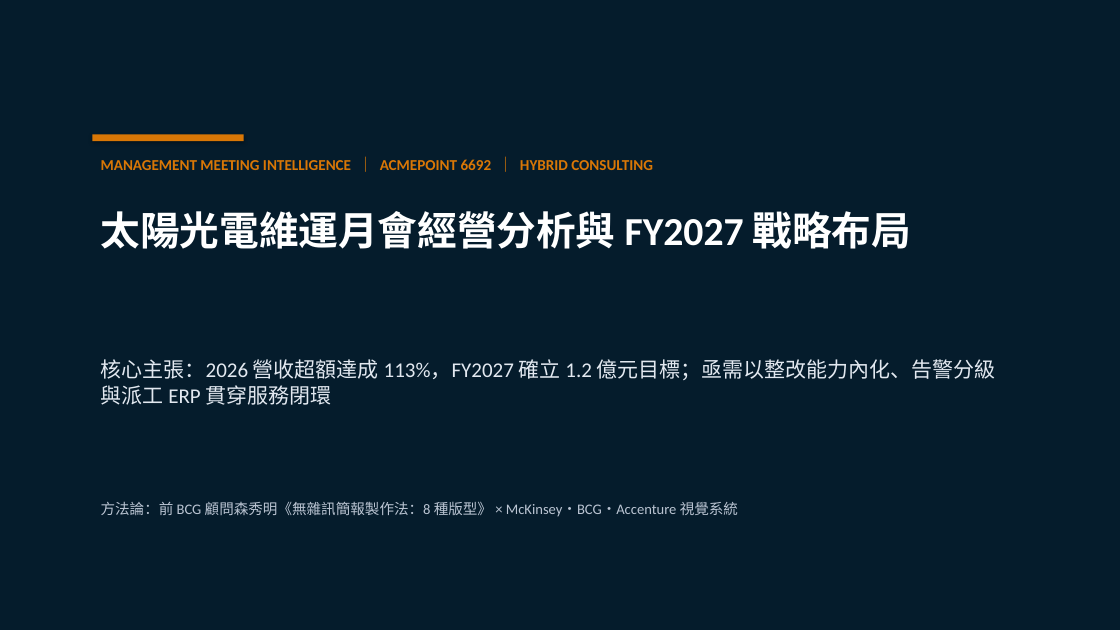
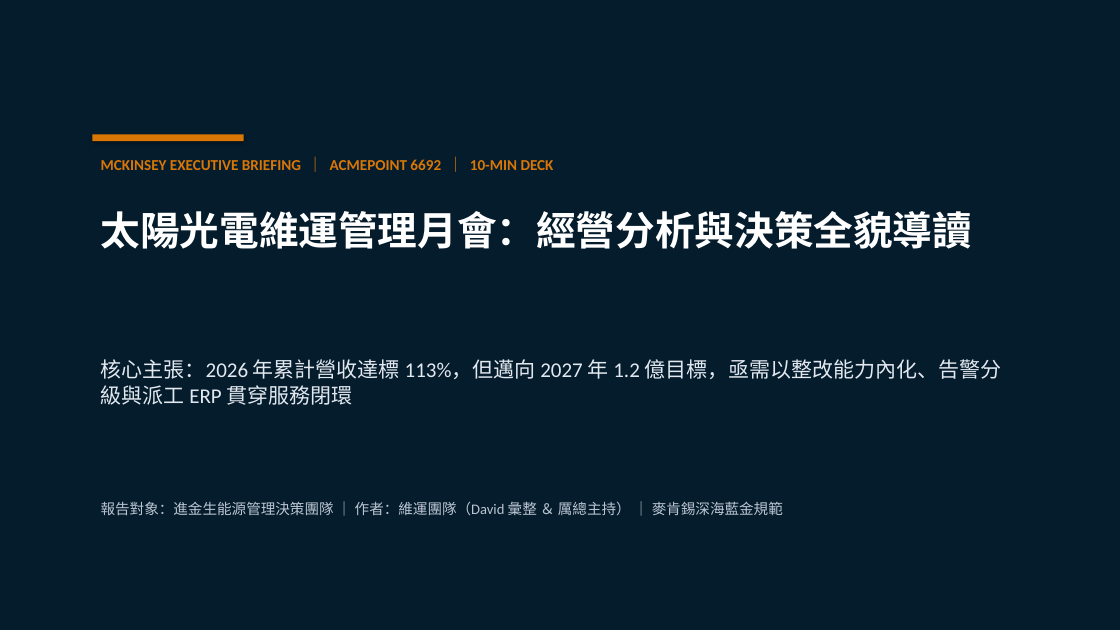
Before and after one commit to davidyeh51/management-meeting-portal, a slide deck: slide 1 of acmepoint_meeting_zero_noise.pptx. Drawn at 1120x630 pixels with LibreOffice and Linux fonts; fonts in the diff are those of the drawing. Boxes give left, top, right and bottom in pixels: in the first picture for what was removed or moved away, otherwise in the second. Text is boxed around its words. In the diff, an @@ line names an element or a change of style, - is before the commit and + after.

```diff
--- a/acmepoint_meeting_zero_noise.pptx
+++ b/acmepoint_meeting_zero_noise.pptx
@@ text at <box>101,159,554,170</box>: text changed @@
-MANAGEMENT MEETING INTELLIGENCE ｜ ACMEPOINT 6692 ｜ HYBRID CONSULTING
+MCKINSEY EXECUTIVE BRIEFING ｜ ACMEPOINT 6692 ｜ 10-MIN DECK
@@ text at <box>101,211,973,249</box>: text changed @@
-太陽光電維運月會經營分析與 FY2027 戰略布局
+太陽光電維運管理月會：經營分析與決策全貌導讀
@@ text at <box>101,359,1002,405</box>: text changed @@
-核心主張：2026 營收超額達成 113%，FY2027 確立 1.2 億元目標；亟需以整改能力內化、告警分級與派工 ERP 貫穿服務閉環
+核心主張：2026 年累計營收達標 113%，但邁向 2027 年 1.2 億目標，亟需以整改能力內化、告警分級與派工 ERP 貫穿服務閉環
@@ text at <box>101,501,783,516</box>: text changed @@
-方法論：前 BCG 顧問森秀明《無雜訊簡報製作法：8 種版型》 × McKinsey・BCG・Accenture 視覺系統
+報告對象：進金生能源管理決策團隊 ｜ 作者：維運團隊（David 彙整 ＆ 厲總主持） ｜ 麥肯錫深海藍金規範
```
Also in this commit, not shown: 6 other slides changed, 7 slides added, 5 slides removed, 6 other files.
